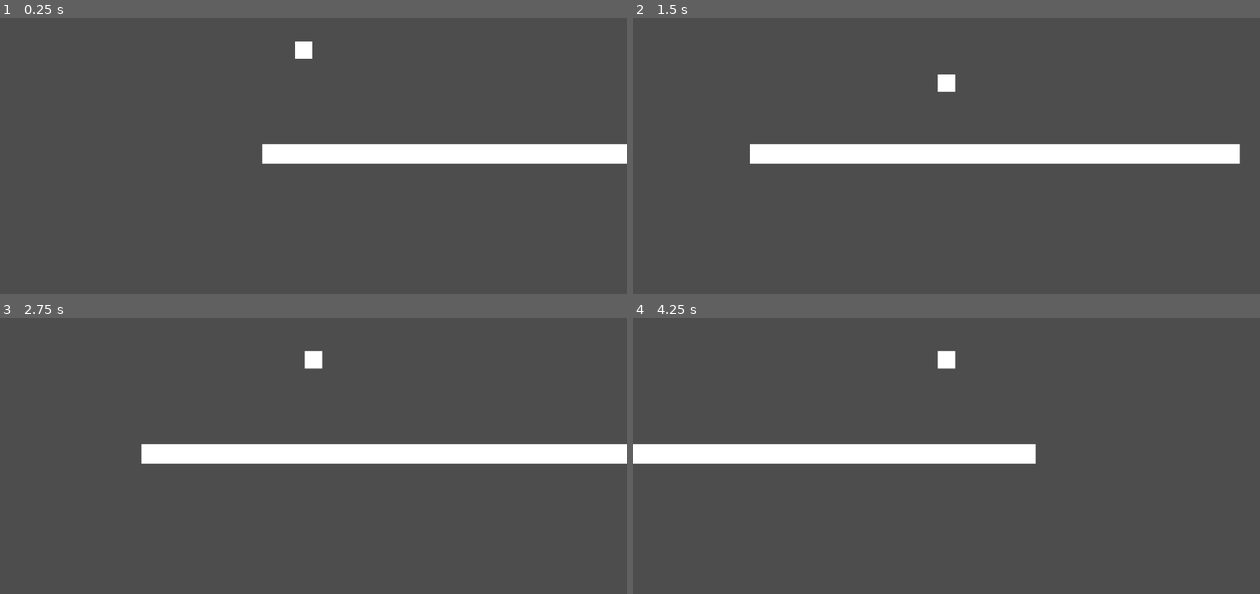
Above: before the commit, frames 1-4 (two rows, left to right).
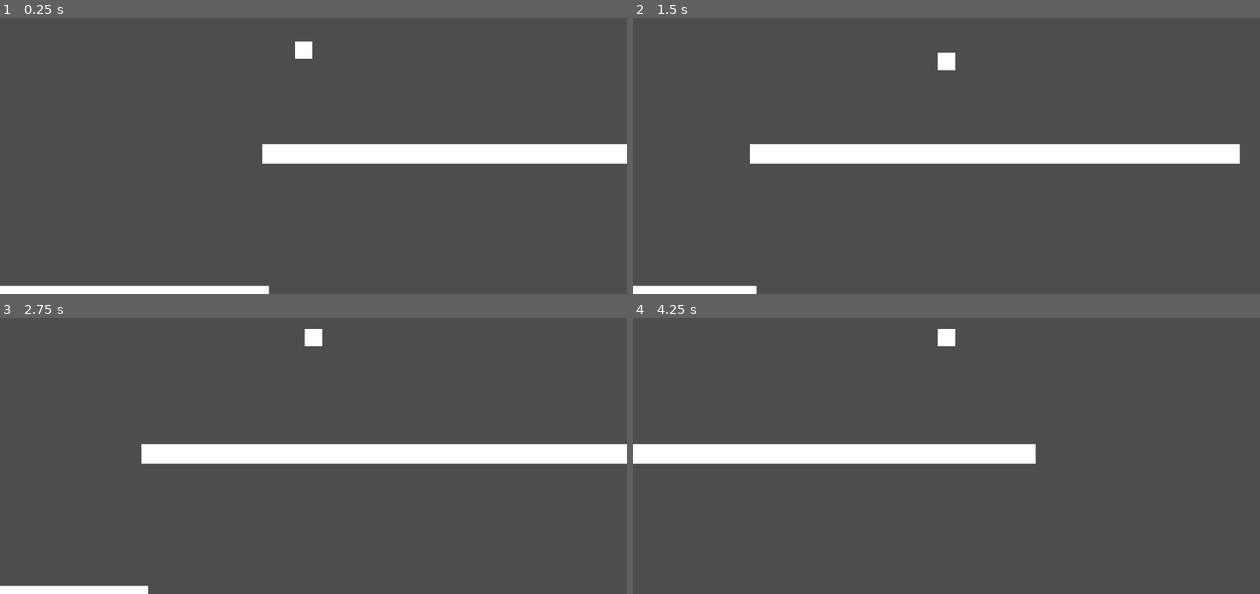
Above: after the commit, the same moments.

Repository: aCube1/Little-Dragon
Game: Godot game, scene res://scenes/test_scene.tscn
The game is run twice, just before and just after one commit, with the same random seed, the same clock (stepped at 60 frames per second) and the same inputs.
Inputs:
- Up to frame 1 (0.25 s): no input
- Up to frame 2 (1.5 s): tap Enter (ui_accept) at 0.5, 0.6, 0.77, 1.07, 1.35 s; hold Right (ui_right) from 0.53 s (still down)
- Up to frame 3 (2.75 s): tap Enter (ui_accept) at 1.52, 1.82, 2.1 s; release Right (ui_right) at 2.03 s; hold Left (ui_left) from 2.03 s (still down)
- Up to frame 4 (4.25 s): release Left (ui_left) at 2.78 s; hold Right (ui_right) from 2.78 s (still down); tap Enter (ui_accept) at 2.85, 3.02, 3.32, 3.6, 3.77, 4.07 s

The runs differ from the first frame. In frame 1, 1.3% of the frame differs, in the area x 0-43%, y 96-100%; in frame 2, 1.0%; in frame 3, 1.1%; in frame 4, 0.4%.

Commit message:
Add jump ncress

Diff:
--- a/scenes/test_scene.tscn
+++ b/scenes/test_scene.tscn
@@ -19,3 +19,6 @@
 
 [node name="StaticBody2D2" parent="." instance=ExtResource("2_hcqpe")]
 position = Vector2(932, 390)
+
+[node name="StaticBody2D3" parent="." instance=ExtResource("2_hcqpe")]
+position = Vector2(44, 651)
--- a/scripts/player.gd
+++ b/scripts/player.gd
@@ -1,24 +1,48 @@
-
 class_name Player
 extends CharacterBody2D
-
 
 @onready var animated_sprite := $AnimatedSprite2D
 var scale_alteration:float = 100
 
 var PAUSED:bool = false
 
+@export_group("Walk")
 @export var SPEED:float = 300.0
+
+@export_group("Jump")
 @export var JUMP_VELOCITY:float = -400.0
-@export var DOUBLE_JUMP: int = 2
+@export var DOUBLE_JUMP:int = 2
 @export var COYOTE_TIME:float = .25
+@export var JUMP_TIME:float = .35
 
 # Get the gravity from the project settings to be synced with RigidBody nodes.
 var gravity:float = ProjectSettings.get_setting("physics/2d/default_gravity")
 var coyote_jump:bool = false
 var jumps:int = 0
+var jump_button:bool = false
 
 @onready var _coyote_timer : Timer
+@onready var _jump_timer : Timer
+
+
+func _stop_jump_timer():
+	if _jump_timer != null:
+		_jump_timer.stop()
+		remove_child(_jump_timer)
+
+	_jump_timer = null
+
+
+func _start_jump_timer():
+	if _jump_timer != null:
+		_stop_jump_timer()
+
+	_jump_timer = Timer.new()
+	_jump_timer.wait_time = JUMP_TIME
+	_jump_timer.one_shot = true
+	add_child(_jump_timer)
+	_jump_timer.start()
+
 
 func _stop_coyote_timer():
 	if _coyote_timer != null:
@@ -74,16 +98,28 @@
 		jumps = 0
 		coyote_jump = false
 
+
 	# calculate if player can jump by coyote time or in floor or extra-jump
 	var can_jump:bool = ((_coyote_timer != null and _coyote_timer.time_left > 0) or
 		is_on_floor() or (jumps != 0 and jumps < DOUBLE_JUMP))
 
-	# Handle jump
+	if _coyote_timer != null:
+		print(_coyote_timer.time_left)
+
 	if Input.is_action_just_pressed("ui_accept"):
 		if can_jump:
-			velocity.y = JUMP_VELOCITY
-
 			_stop_coyote_timer()
 			coyote_jump = true
 			can_jump = false
 			jumps += 1
+
+			_start_jump_timer()
+			jump_button = true
+
+	if Input.is_action_just_released("ui_accept") or (_jump_timer != null and _jump_timer.time_left <= 0):
+		jump_button = false
+		_stop_jump_timer()
+
+	# Handle jump
+	if jump_button:
+		velocity.y = JUMP_VELOCITY
